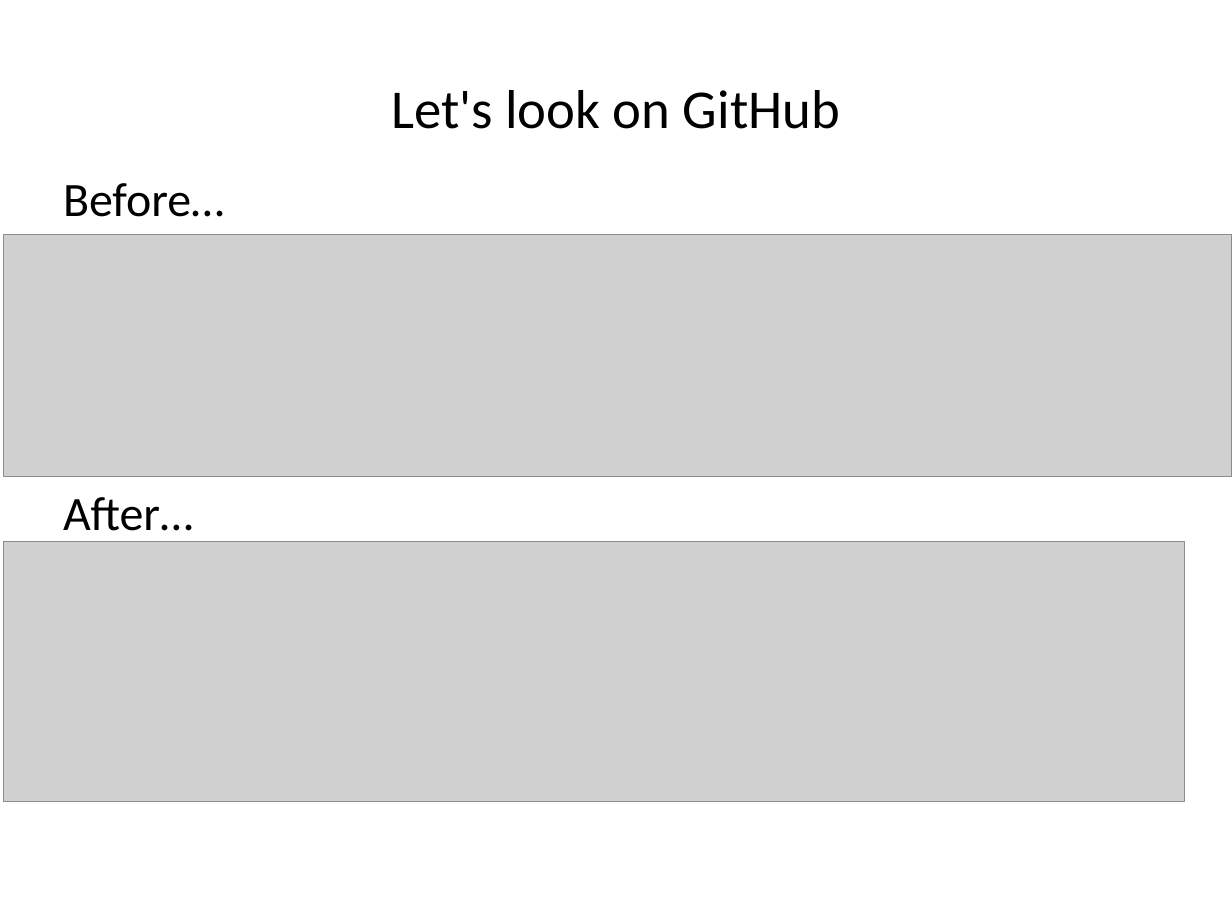
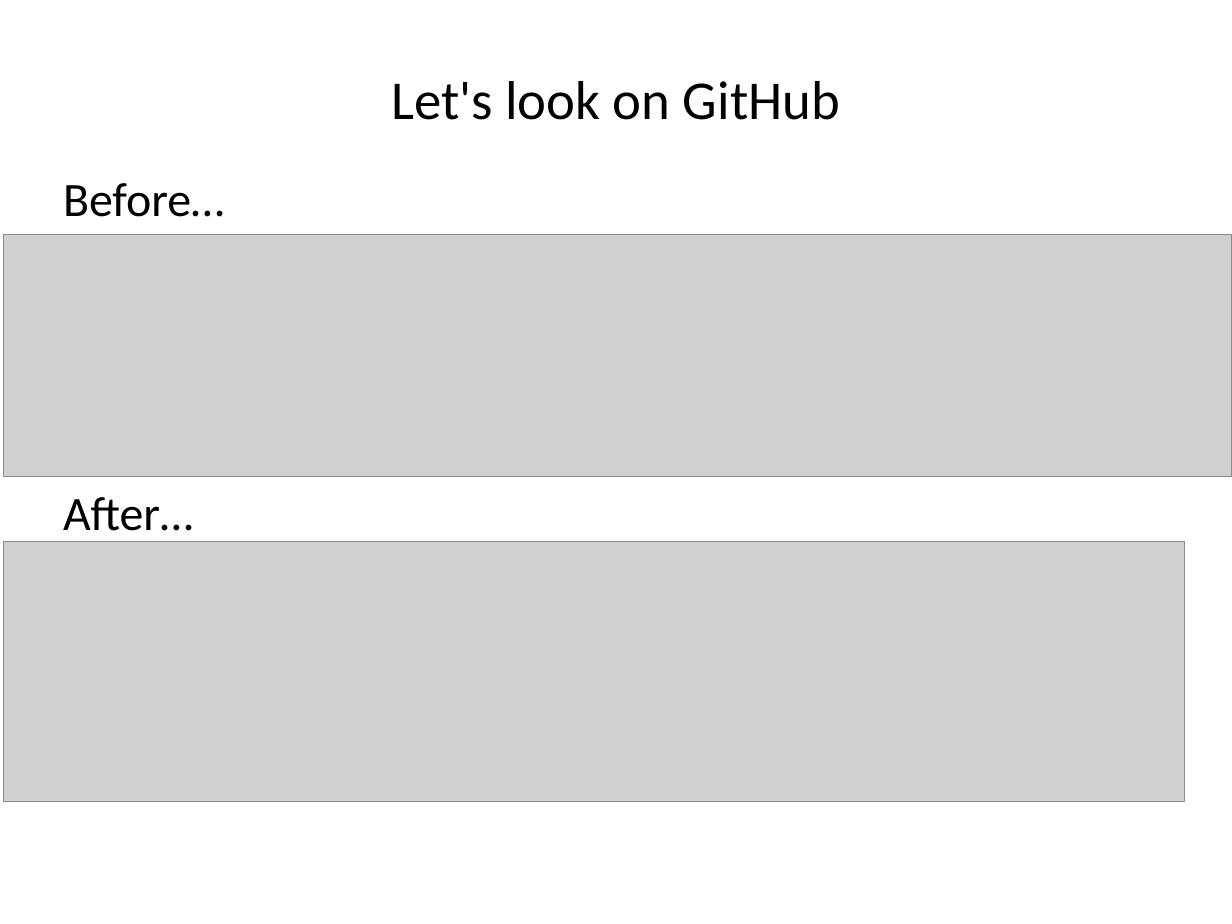
Before and after one commit to ncasuk/ncas-isc, a slide deck: slide 24 of version_control/presentations/01_git_intro.pptx. Drawn at 1232x924 pixels with LibreOffice and Linux fonts; fonts in the diff are those of the drawing; grey boxes stand for pictures; background and template pictures are left out. Boxes give left, top, right and bottom in pixels: in the first picture for what was removed or moved away, otherwise in the second. Text is boxed around its words. In the diff, an @@ line names an element or a change of style, - is before the commit and + after.

```diff
--- a/version_control/presentations/01_git_intro.pptx
+++ b/version_control/presentations/01_git_intro.pptx
@@ title "Let's look on GitHub" moved from (x1=391, y1=90, x2=840, y2=129) to (x1=391, y1=81, x2=840, y2=120) @@
```
Also in this commit, not shown: 14 other slides changed, 1 other file.
